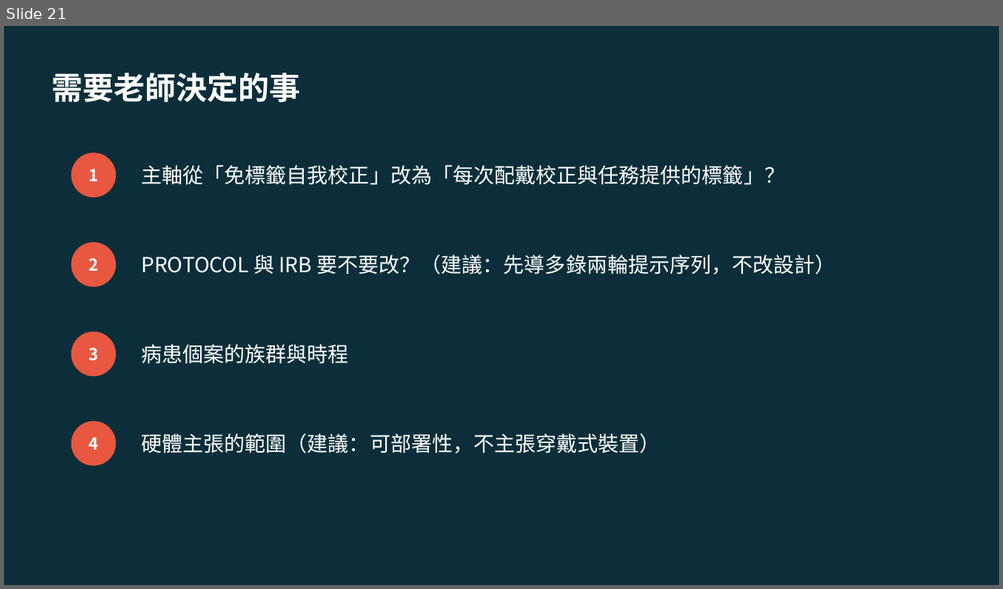
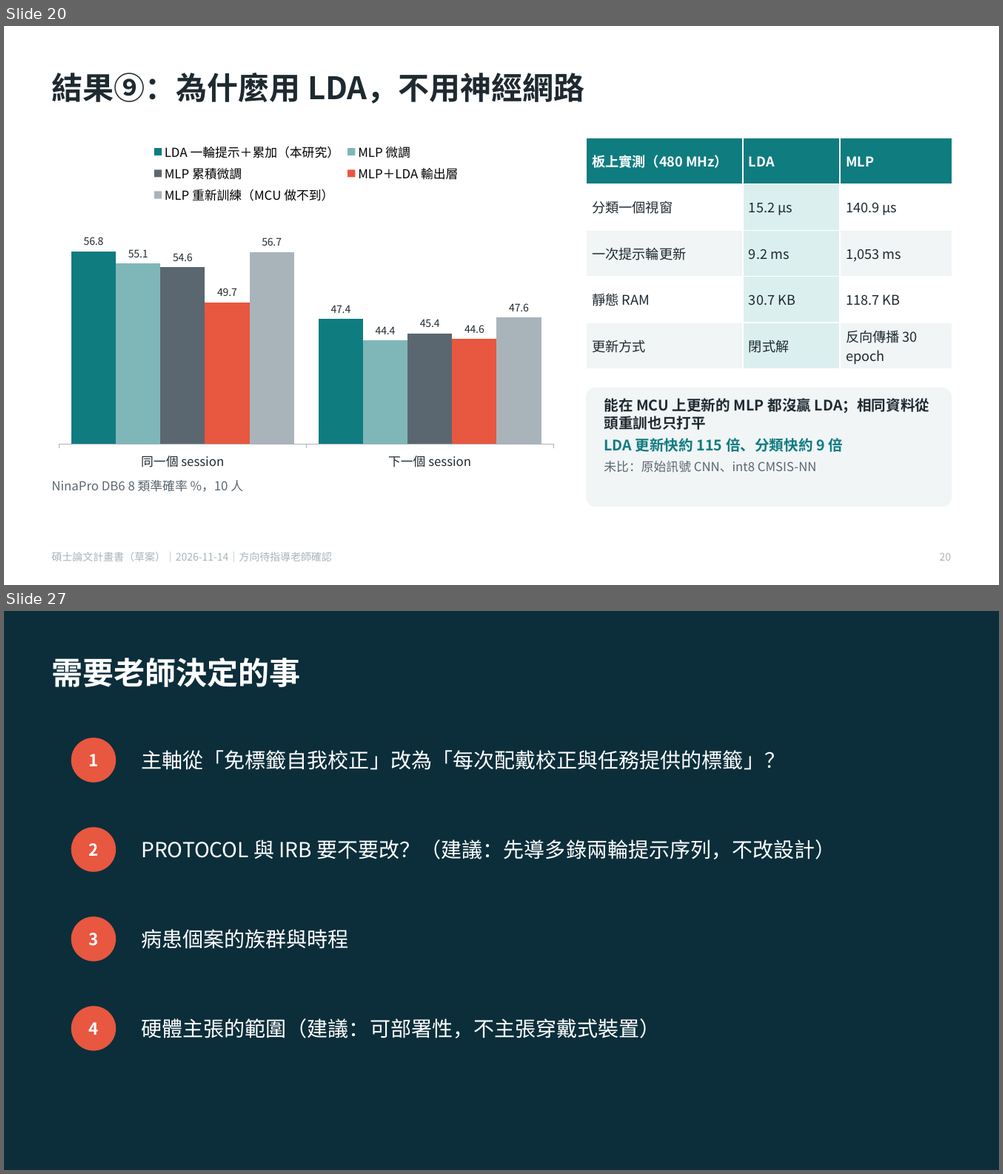
Before and after one commit to momotoofurry/pppp, a slide deck: docs/thesis/碩論計畫書.pptx. Shown one above the other, each under a label of ours: slide 21 before the commit, slides 20 and 27 after it; the slides between them are not shown. The pictures are 1003x589 and 1003x1174 pixels, drawn with LibreOffice and Linux fonts; fonts in the diff are those of the drawing. Boxes give left, top, right and bottom in pixels: in the first picture for what was removed or moved away, otherwise in the second. Text is boxed around its words. In the diff, an @@ line names an element or a change of style, - is before the commit and + after.

```diff
--- a/docs/thesis/碩論計畫書.pptx
+++ b/docs/thesis/碩論計畫書.pptx
@@ slide 20 added at (x1=4, y1=26, x2=999, y2=585), background #FFFFFF @@
@@ text added at (x1=51, y1=73, x2=585, y2=104), 30 pt, text #1F2A30, bold @@
+結果⑨：為什麼用 LDA，不用神經網路
@@ column chart added at (x1=48, y1=134, x2=563, y2=477) @@
+categories: 同一個 session, 下一個 session
+LDA 一輪提示＋累加（本研究）: 56.8, 47.4
+MLP 微調: 55.1, 44.4
+MLP 累積微調: 54.6, 45.4
+MLP＋LDA 輸出層: 49.7, 44.6
+MLP 重新訓練（MCU 做不到）: 56.7, 47.6
@@ table added at (x1=586, y1=138, x2=951, y2=369), 5 rows, 3 columns @@
+板上實測（480 MHz） | LDA | MLP
+分類一個視窗 | 15.2 µs | 140.9 µs
+一次提示輪更新 | 9.2 ms | 1,053 ms
+靜態 RAM | 30.7 KB | 118.7 KB
+更新方式 | 閉式解 | 反向傳播 30 epoch
@@ rounded rectangle added at (x1=586, y1=388, x2=951, y2=507), fill #F1F5F6 @@
@@ text added at (x1=603, y1=398, x2=930, y2=473), 14 pt, text #1F2A30, bold @@
+能在 MCU 上更新的 MLP 都沒贏 LDA；相同資料從頭重訓也只打平
+LDA 更新快約 115 倍、分類快約 9 倍
+未比：原始訊號 CNN、int8 CMSIS-NN
@@ text added at (x1=51, y1=480, x2=243, y2=492), 12 pt, text #5B6770 @@
+NinaPro DB6 8 類準確率 %，10 人
@@ text added at (x1=51, y1=552, x2=331, y2=562), 10 pt, text #A9B4BA @@
+碩士論文計畫書（草案）｜2026-11-14｜方向待指導老師確認
@@ text added at (x1=939, y1=554, x2=951, y2=561), 10 pt, text #A9B4BA @@
+20
@@ what was slide 21 is now slide 27 @@
```
Also in this commit, not shown: 21 slides changed, 5 other slides added, 42 other files.
